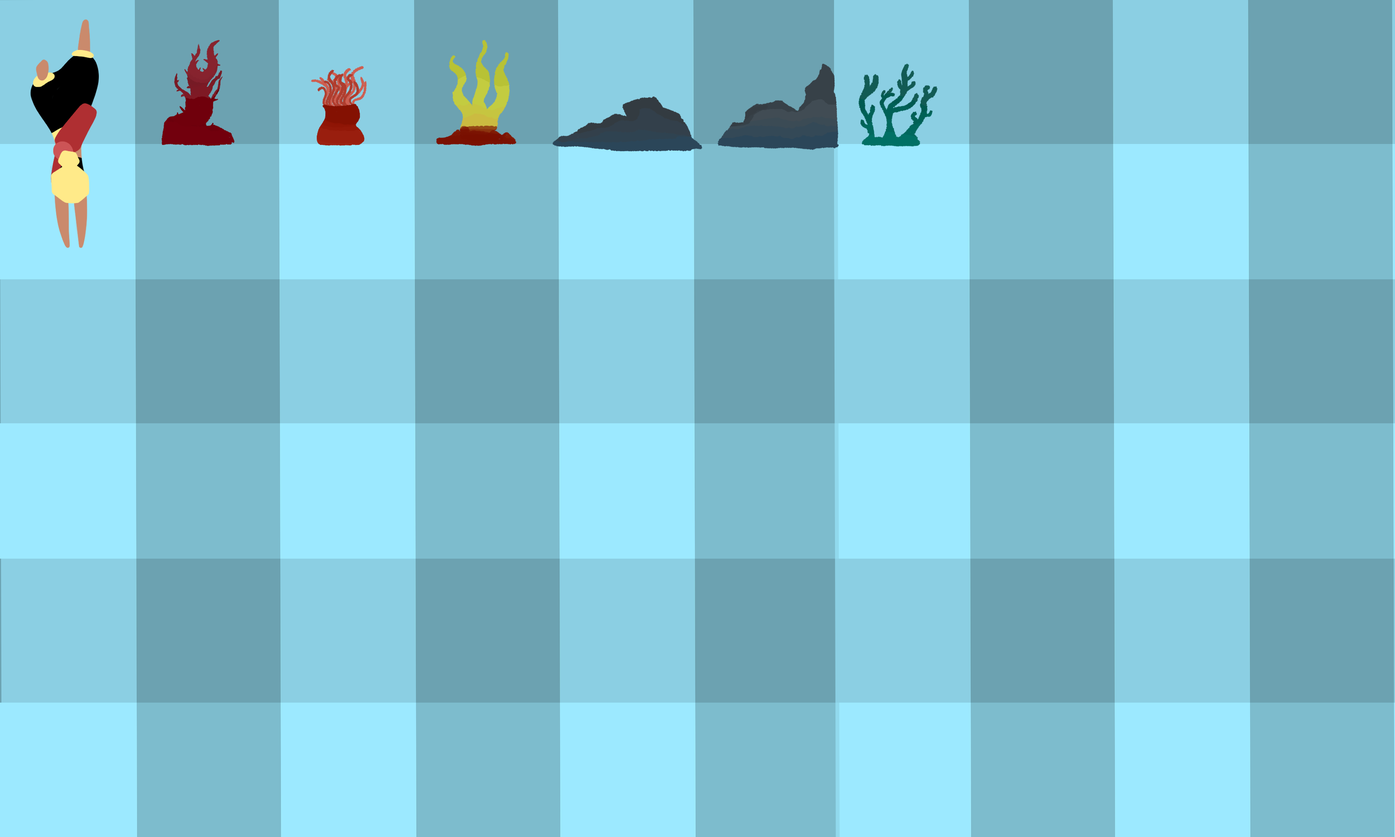
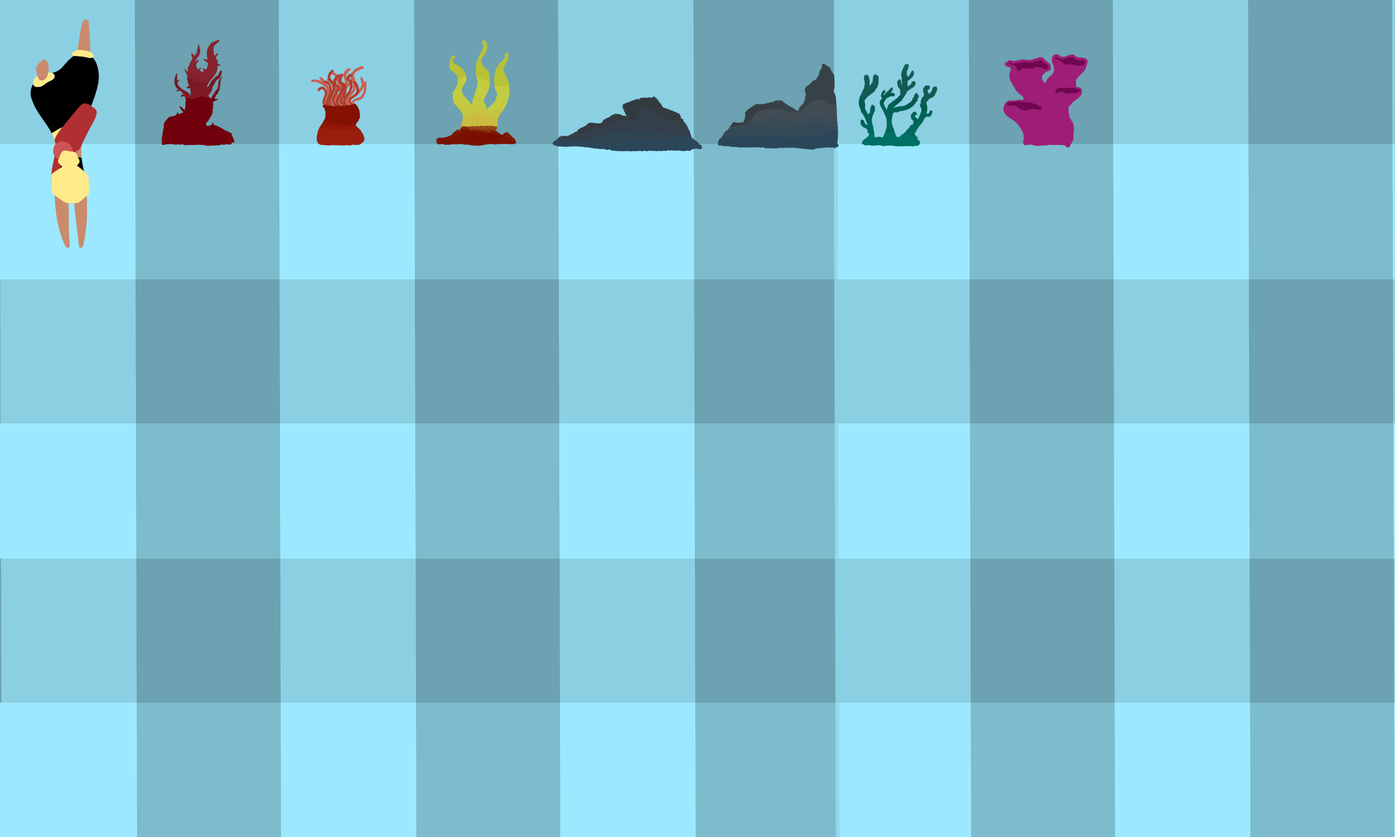
Layers edited between the first and the second 1395px x 837px image:
added group "Grupo de recorte 25" with 3 layers above "Fondo" over [1003,53,1088,148]
added layer "Capa de pintura 24" in group "Grupo de recorte 25" over [1003,53,1088,148]
added layer "Capa de pintura 23" in group "Grupo de recorte 25" over [1003,53,1088,148]
